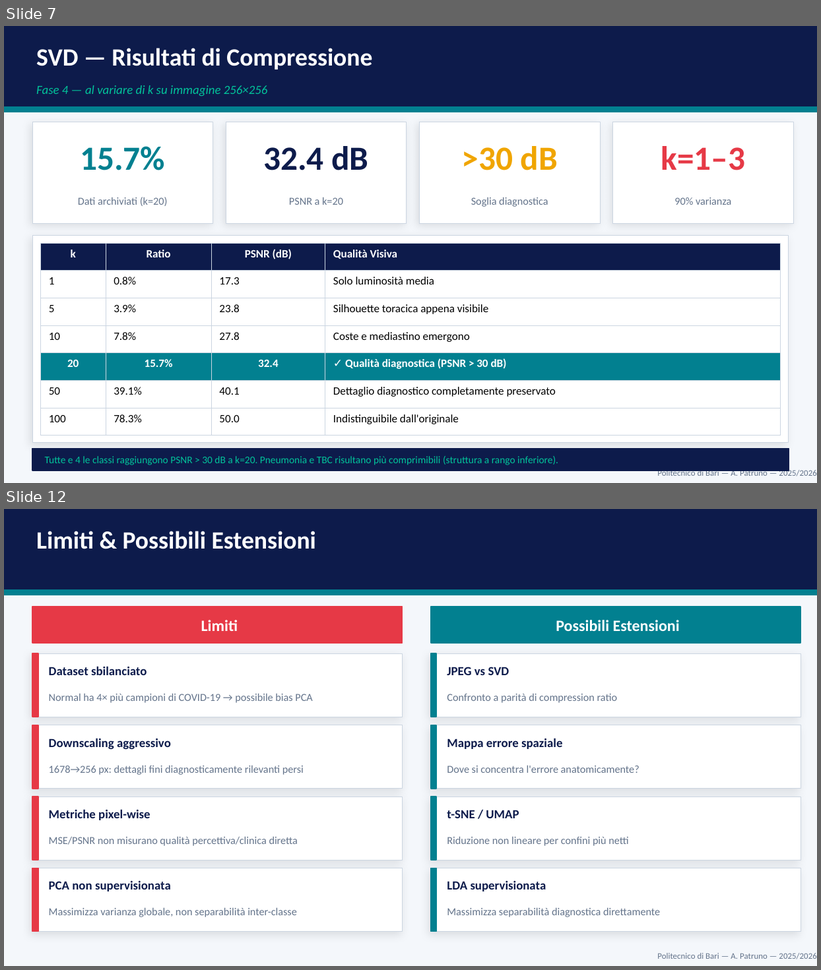
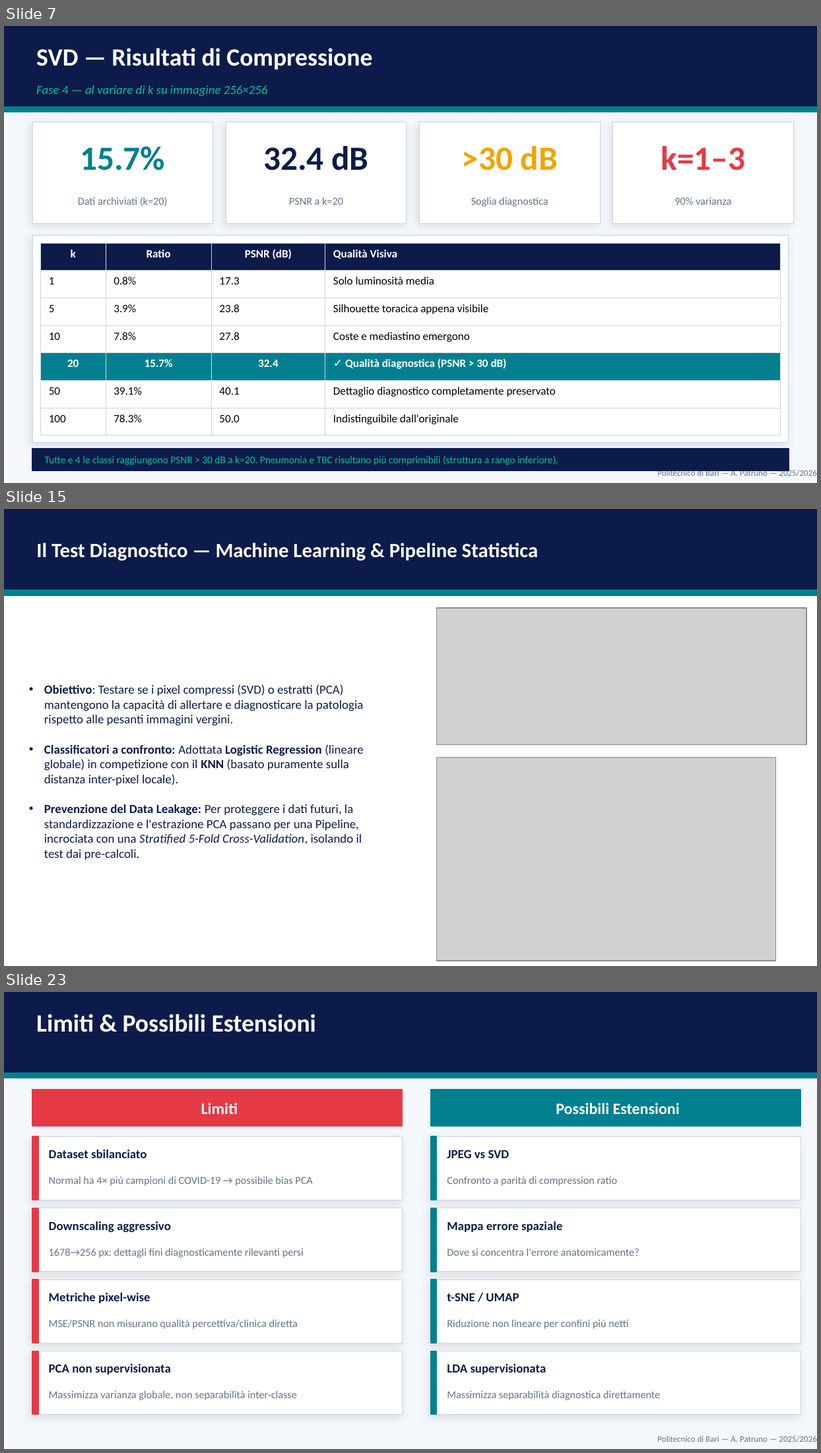
Before and after one commit to andreapatruno1/Image-Compression-and-Analysis, a slide deck: docs/Medical Image Compression and Analysis presentazione.pptx. Shown one above the other, each under a label of ours: slides 7 and 12 before the commit, slides 7, 15 and 23 after it; the slides between them are not shown. The pictures are 821x970 and 821x1453 pixels, drawn with LibreOffice and Linux fonts; fonts in the diff are those of the drawing; grey boxes stand for pictures. Boxes give left, top, right and bottom in pixels: in the first picture for what was removed or moved away, otherwise in the second. Text is boxed around its words. In the diff, an @@ line names an element or a change of style, - is before the commit and + after.

```diff
--- a/docs/Medical Image Compression and Analysis presentazione.pptx
+++ b/docs/Medical Image Compression and Analysis presentazione.pptx
@@ slide 15 added at [4,509,817,966], background #FFFFFF @@
@@ rectangle added at [4,509,817,590], fill #0D1B4B, outline #0D1B4B 1 pt @@
@@ text added at [36,543,539,561], 18 pt, text #FFFFFF, bold @@
+Il Test Diagnostico — Machine Learning & Pipeline Statistica
@@ rectangle added at [4,590,817,596], fill #028090, outline #028090 1 pt @@
@@ picture added at [436,608,807,745] @@
@@ text added at [44,685,363,860], 11 pt, text #0D1B4B @@
+• Obiettivo: Testare se i pixel compressi (SVD) o estratti (PCA) mantengono la capacità di allertare e diagnosticare la patologia rispetto alle pesanti immagini vergini.
+• Classificatori a confronto: Adottata Logistic Regression (lineare globale) in competizione con il KNN (basato puramente sulla distanza inter-pixel locale).
+• Prevenzione del Data Leakage: Per proteggere i dati futuri, la standardizzazione e l'estrazione PCA passano per una Pipeline, incrociata con una Stratified 5-Fold Cross-Validation, isolando il test dai pre-calcoli.
@@ picture added at [436,758,776,961] @@
@@ what was slide 12 is now slide 23 @@
```
Also in this commit, not shown: 7 slides changed, 10 other slides added, 13 other files.
